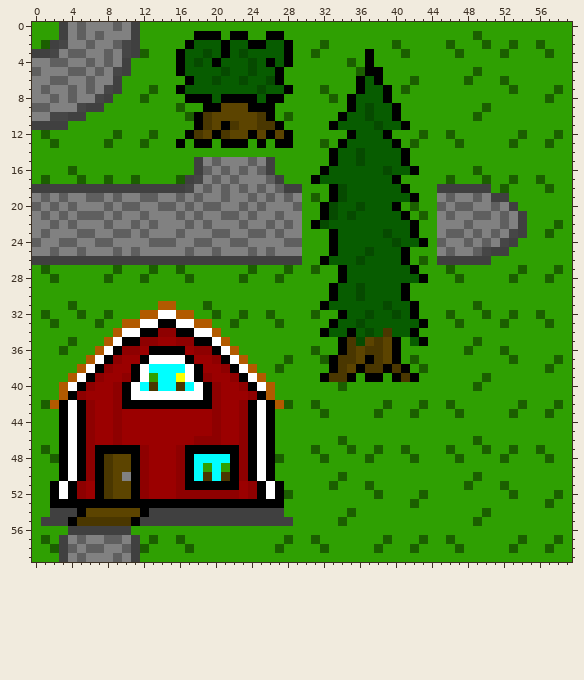
One commit to this pixel-art sprite: src/Images/waveCollapse/Forest.png. The picture above is the old version.
The file is 60x60 pixels. Colours within 5 levels of each other are drawn and written as one.
And afterwards:
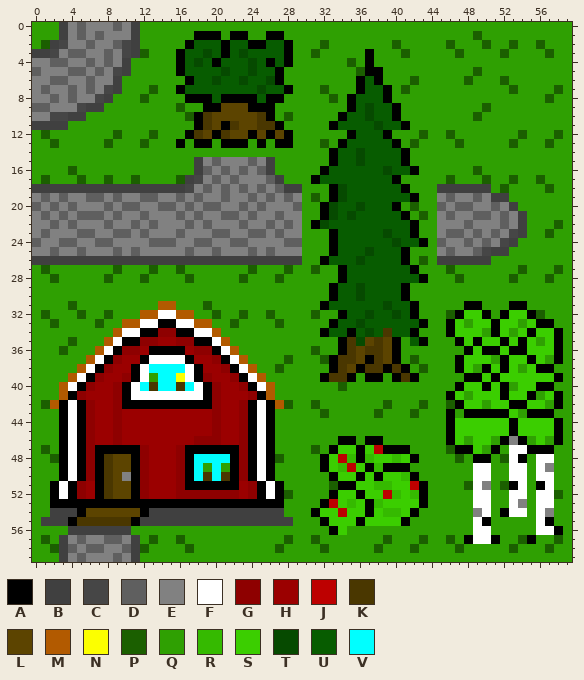
Palette (. is transparent): A #000000  B #404040  C #464646  D #5f5f5f  E #818181  F #ffffff  G #8e0000  H #9b0000  J #bd0000  K #4a3700  L #5c4400  M #b25a00  N #fcff00  P #1b5f00  Q #2fa002  R #35ba00  S #3bce00  T #064a00  U #075c00  V #00ffff
Log entry: Filled out the forest sprite map and tweaked some weights
What changed:
Changed rows in their new state; - is an unchanged pixel.
first column x 31:
31 -----------------AA---AA----
32 ----------------ASSA-ASSA---
33 ---------------AS-SSASS-SAA-
34 ---------------ASSS-AS-SASSA
35 ----------------ASASSASAS-SA
36 -----------------ASAASAASSSA
37 ----------------ASSS-ASSAS-A
38 ----------------AS-ASAS-SAA-
39 -----------------AASASSSSSSA
40 ----------------ASSASA-SSAA-
41 ---------------AS-SSSASSA-SA
42 ----------------ASS-SSAASS-A
43 ---------------AQAAAAAS-AAA-
44 ---------------ASSSSSSASSSSA
45 ---------------ASSSSSSASSSSA
46 ---AA-AA-------AS-SS-AEA-S-A
47 --ASSASJAAA-----AASQA-FFAAA-
48 -ASJRARSSRSA------AA--FA-FF-
49 -ASRJSARAAA-------FF--FF-FE-
50 --ASSASASSRA------FF--FF-FF-
51 ---AASSRRSSJA-----FE--AF-AF-
52 --ASSASSJRSRA-----FF--FF-FF-
53 -AJSRSARSSSSA-----FF--FE-FF-
54 ASSJSSASRRSA------EF-AFF-FE-
55 -ASSSASSSSA-------FA-----FA-
56 --AS--------------FF-----FFA
57 -----------------AFFA---A---
